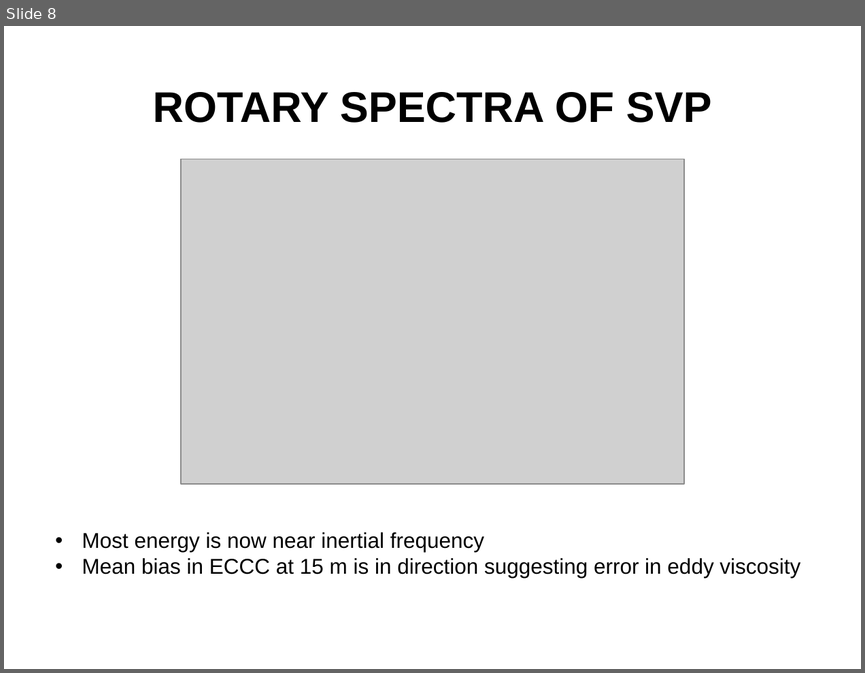
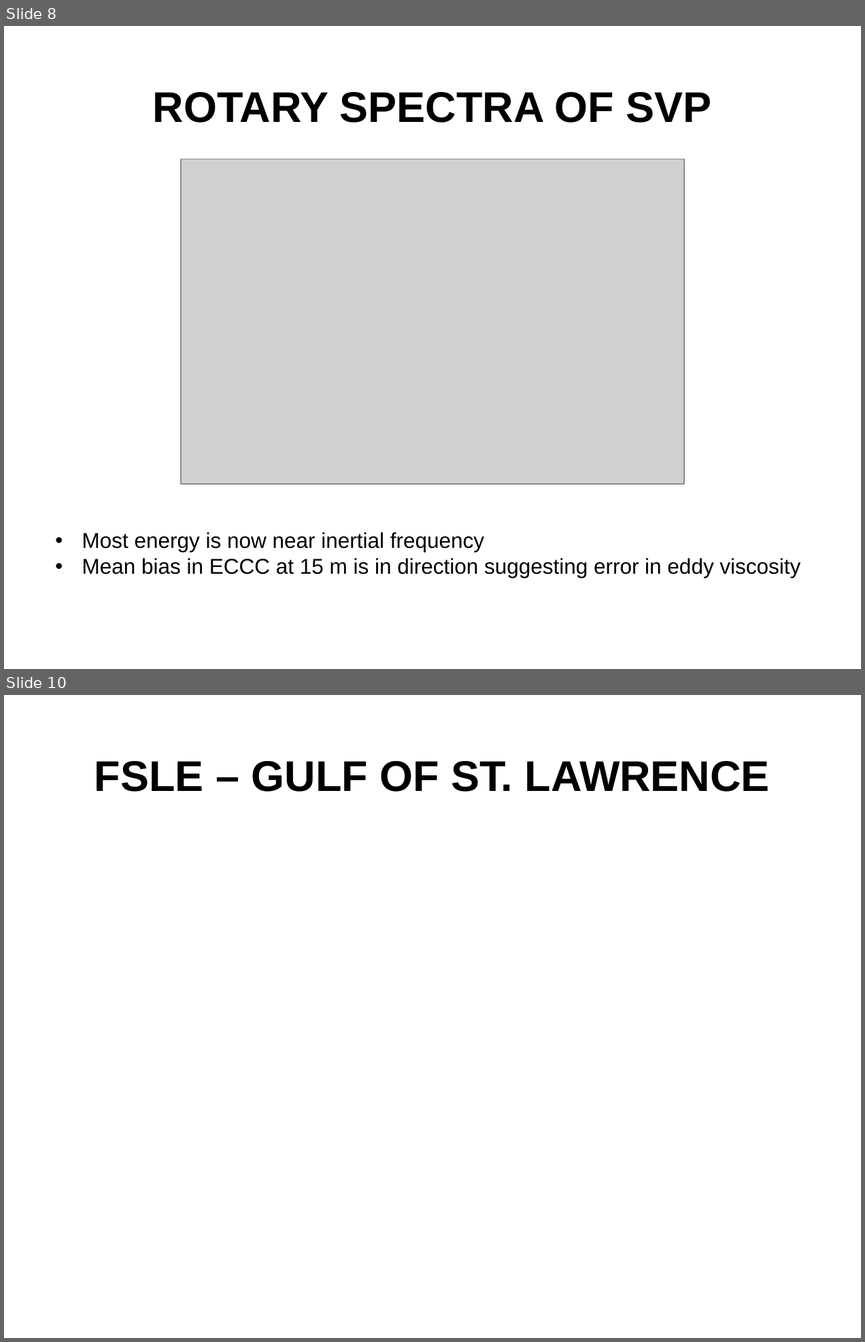
Before and after one commit to nsoontie/velocity-error, a slide deck: presentations/MOI-CONCEPTS-2021/Soontiens_Sutherland_drift_DFO-MOI.pptx. Shown one above the other, each under a label of ours: slide 8 before the commit, slides 8 and 10 after it; the slides between them are not shown. The pictures are 865x673 and 865x1342 pixels, drawn with LibreOffice and Linux fonts; fonts in the diff are those of the drawing; grey boxes stand for pictures; background and template pictures are left out. Boxes give left, top, right and bottom in pixels: in the first picture for what was removed or moved away, otherwise in the second. Text is boxed around its words. In the diff, an @@ line names an element or a change of style, - is before the commit and + after.

```diff
--- a/presentations/MOI-CONCEPTS-2021/Soontiens_Sutherland_drift_DFO-MOI.pptx
+++ b/presentations/MOI-CONCEPTS-2021/Soontiens_Sutherland_drift_DFO-MOI.pptx
@@ slide 10 added at (4, 695, 861, 1338), background picture (left out) @@
@@ title added at (94, 761, 770, 792), 36 pt, text #000000, bold @@
+FSLE – GULF OF ST. LAWRENCE
```
Also in this commit, not shown: 1 slide changed, 7 other slides added, 1 slide removed.
